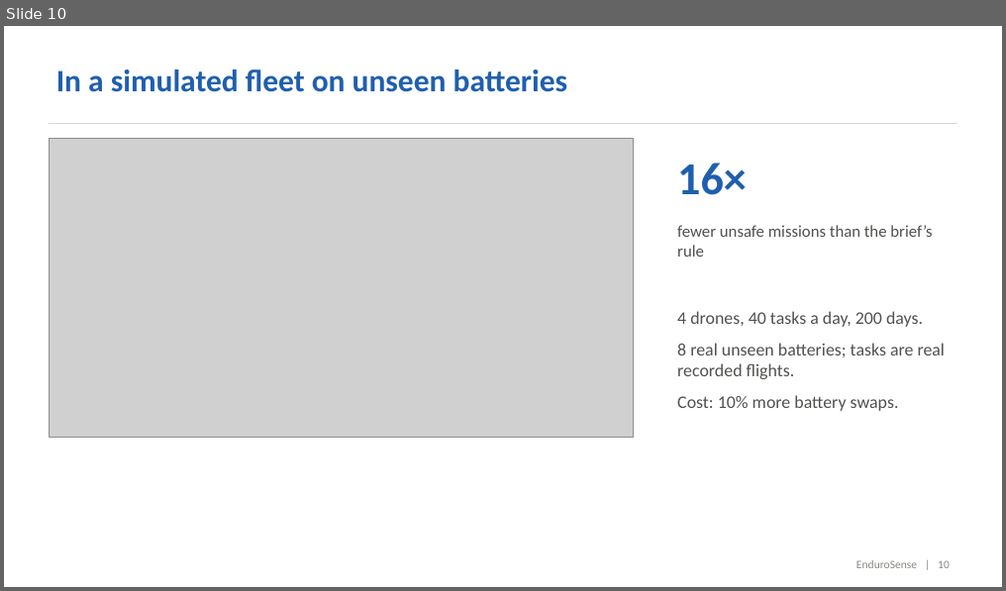
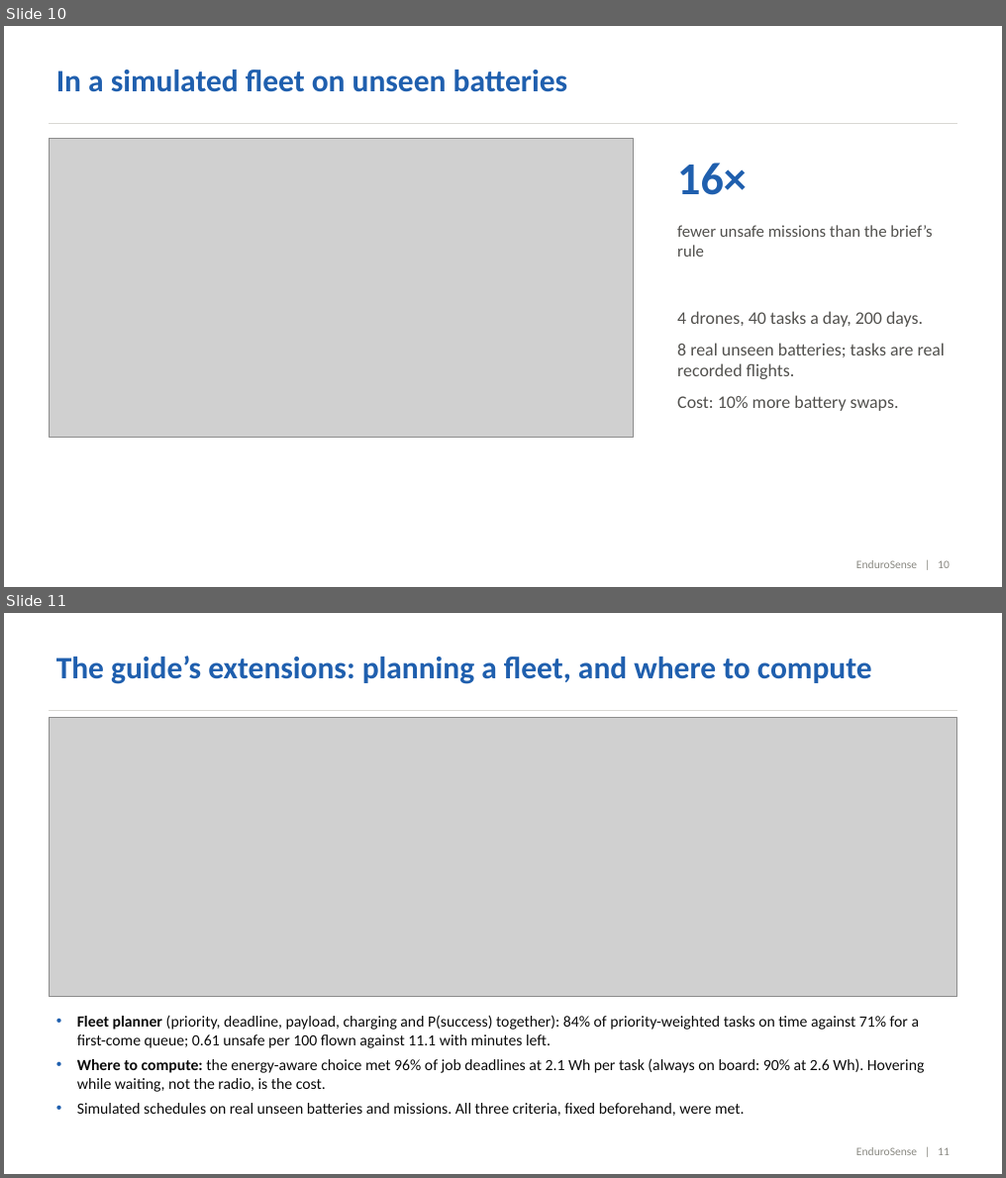
Before and after one commit to AdityaH1305/EnduroSense, a slide deck: docs/EnduroSense_Slides.pptx. Shown one above the other, each under a label of ours: slide 10 before the commit, slides 10 and 11 after it. The pictures are 1006x591 and 1006x1178 pixels, drawn with LibreOffice and Linux fonts; fonts in the diff are those of the drawing; grey boxes stand for pictures. Boxes give left, top, right and bottom in pixels: in the first picture for what was removed or moved away, otherwise in the second. Text is boxed around its words. In the diff, an @@ line names an element or a change of style, - is before the commit and + after.

Commit message:
Phase 9: guide's extensions - energy-aware fleet planner and edge-computing choice (simulated on real batteries and missions), criteria fixed beforehand, one logged test run, report/slides/dashboard/study guide updated

```diff
--- a/docs/EnduroSense_Slides.pptx
+++ b/docs/EnduroSense_Slides.pptx
@@ slide 11 added at <box>4,613,1002,1174</box>, background #FFFFFF @@
@@ text added at <box>56,656,872,684</box>, 30 pt, text #1F5FAE, bold @@
+The guide’s extensions: planning a fleet, and where to compute
@@ line added from (49, 710) to (957, 710), #D9D8D3 1 pt @@
@@ picture added at <box>49,718,957,997</box> @@
@@ text added at <box>77,1015,925,1116</box>, 15 pt, text #0B0B0B @@
+• Fleet planner (priority, deadline, payload, charging and P(success) together): 84% of priority-weighted tasks on time against 71% for a first-come queue; 0.61 unsafe per 100 flown against 11.1 with minutes left.
+• Where to compute: the energy-aware choice met 96% of job deadlines at 2.1 Wh per task (always on board: 90% at 2.6 Wh). Hovering while waiting, not the radio, is the cost.
+• Simulated schedules on real unseen batteries and missions. All three criteria, fixed beforehand, were met.
@@ text added at <box>856,1148,949,1156</box>, 11 pt, text #8A8982 @@
+EnduroSense | 11
```
Also in this commit, not shown: 3 slides changed, 39 other files.
